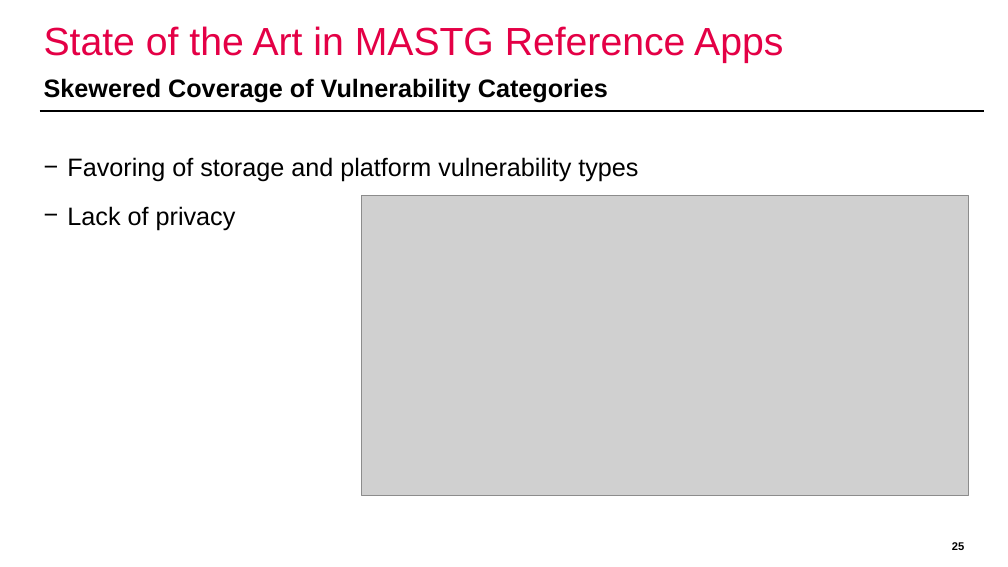
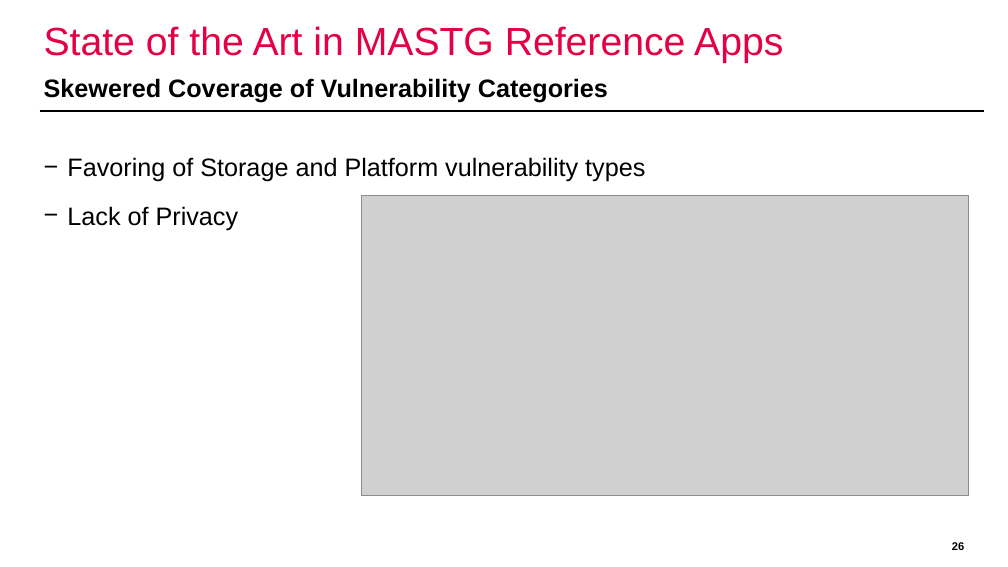
Before and after one commit to domi-cmd/Reference_Application_for_OWASP_MASTG, a slide deck: slide 26 of dev_documents/presentation/ba_thesis_presentation_kronig.pptx (slide 25 before the commit). Drawn at 1008x567 pixels with LibreOffice and Linux fonts; fonts in the diff are those of the drawing; grey boxes stand for pictures; background and template pictures are left out. Boxes give left, top, right and bottom in pixels: in the first picture for what was removed or moved away, otherwise in the second. Text is boxed around its words. In the diff, an @@ line names an element or a change of style, - is before the commit and + after.

Commit message:
Started adding proper references and citations to the presentation. Removed the slides discussing the flow diagrams, as I am still 5 minutes over the required talking time

```diff
--- a/dev_documents/presentation/ba_thesis_presentation_kronig.pptx
+++ b/dev_documents/presentation/ba_thesis_presentation_kronig.pptx
@@ text at [67,157,645,230]: text changed @@
-− Favoring of storage and platform vulnerability types
-− Lack of privacy
+− Favoring of Storage and Platform vulnerability types
+− Lack of Privacy
```
Also in this commit, not shown: 12 other slides changed, 2 slides added, 2 slides removed.
